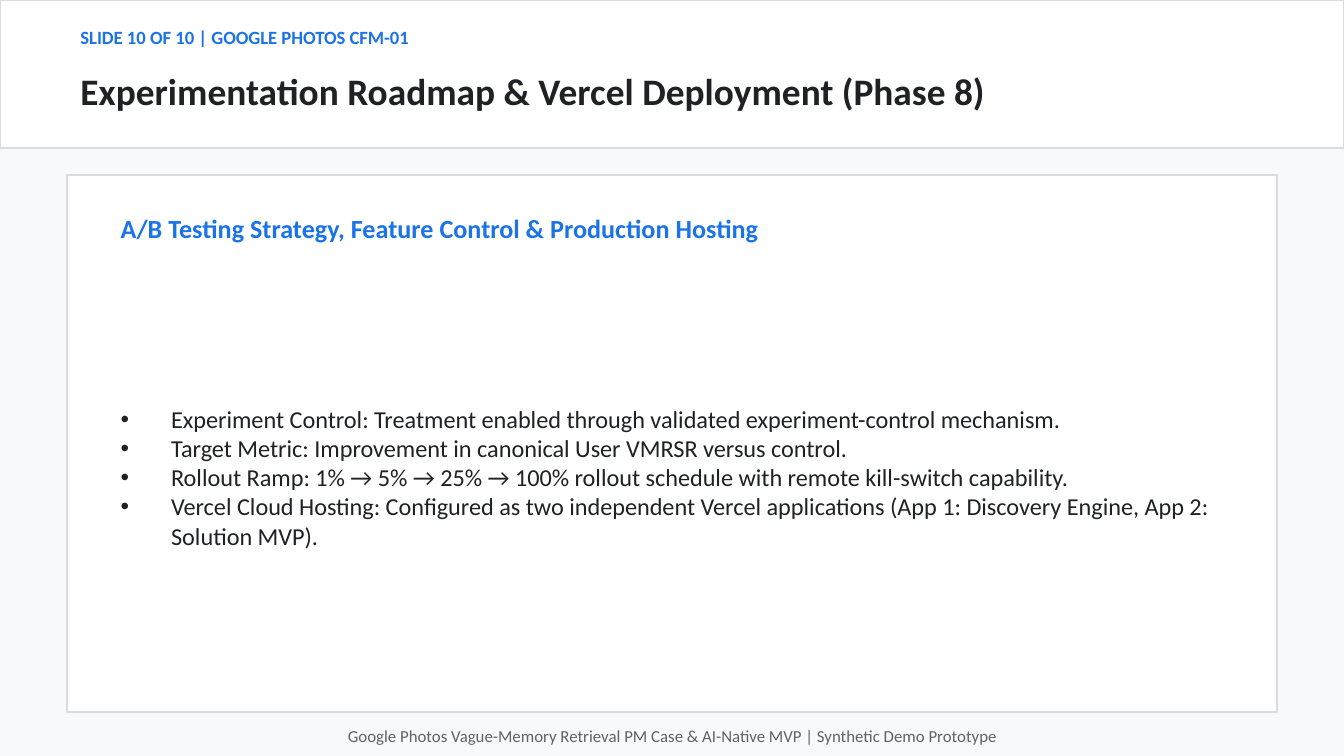
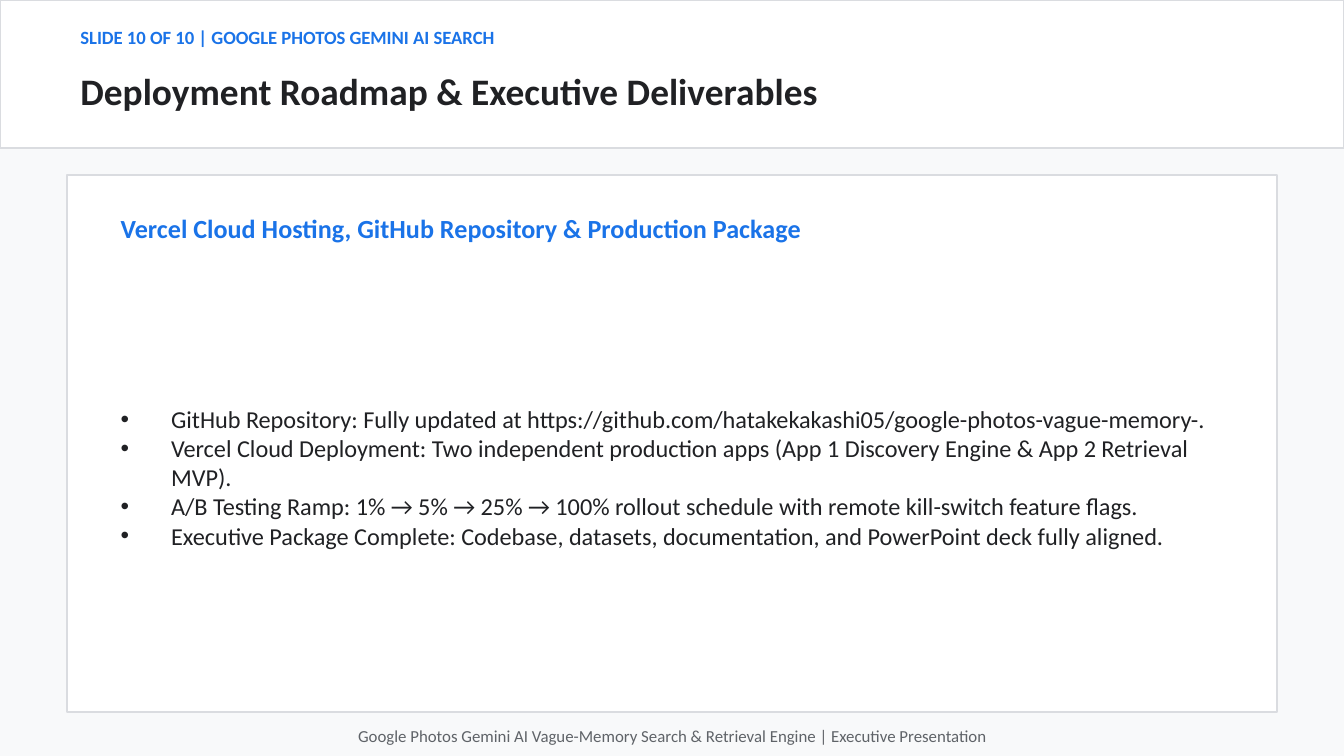
Before and after one commit to hatakekakashi05/google-photos-vague-memory-, a slide deck: slide 10 of output/google_photos_vague_memory_presentation.pptx. Drawn at 1344x756 pixels with LibreOffice and Linux fonts; fonts in the diff are those of the drawing. Boxes give left, top, right and bottom in pixels: in the first picture for what was removed or moved away, otherwise in the second. Text is boxed around its words. In the diff, an @@ line names an element or a change of style, - is before the commit and + after.

Commit message:
Strongly emphasize Gemini AI Search in README/PPTX/docs, fix image-to-tag visual mismatch bugs (e.g. VIN_002 grandparents image)

```diff
--- a/output/google_photos_vague_memory_presentation.pptx
+++ b/output/google_photos_vague_memory_presentation.pptx
@@ text at (80, 31, 495, 44): text changed @@
-SLIDE 10 OF 10 | GOOGLE PHOTOS CFM-01
+SLIDE 10 OF 10 | GOOGLE PHOTOS GEMINI AI SEARCH
@@ text at (80, 78, 818, 111): text changed @@
-Experimentation Roadmap & Vercel Deployment (Phase 8)
+Deployment Roadmap & Executive Deliverables
@@ text at (121, 219, 801, 243): text changed @@
-A/B Testing Strategy, Feature Control & Production Hosting
+Vercel Cloud Hosting, GitHub Repository & Production Package
@@ text at (171, 411, 1204, 549): text changed @@
-• Experiment Control: Treatment enabled through validated experiment-control mechanism.
-• Target Metric: Improvement in canonical User VMRSR versus control.
-• Rollout Ramp: 1% → 5% → 25% → 100% rollout schedule with remote kill-switch capability.
-• Vercel Cloud Hosting: Configured as two independent Vercel applications (App 1: Discovery Engine, App 2: Solution MVP).
+• GitHub Repository: Fully updated at https://github.com/hatakekakashi05/google-photos-vague-memory-.
+• Vercel Cloud Deployment: Two independent production apps (App 1 Discovery Engine & App 2 Retrieval MVP).
+• A/B Testing Ramp: 1% → 5% → 25% → 100% rollout schedule with remote kill-switch feature flags.
+• Executive Package Complete: Codebase, datasets, documentation, and PowerPoint deck fully aligned.
@@ text at (358, 730, 986, 745): text changed @@
-Google Photos Vague-Memory Retrieval PM Case & AI-Native MVP | Synthetic Demo Prototype
+Google Photos Gemini AI Vague-Memory Search & Retrieval Engine | Executive Presentation
```
Also in this commit, not shown: 9 other slides changed, 4 other files.
